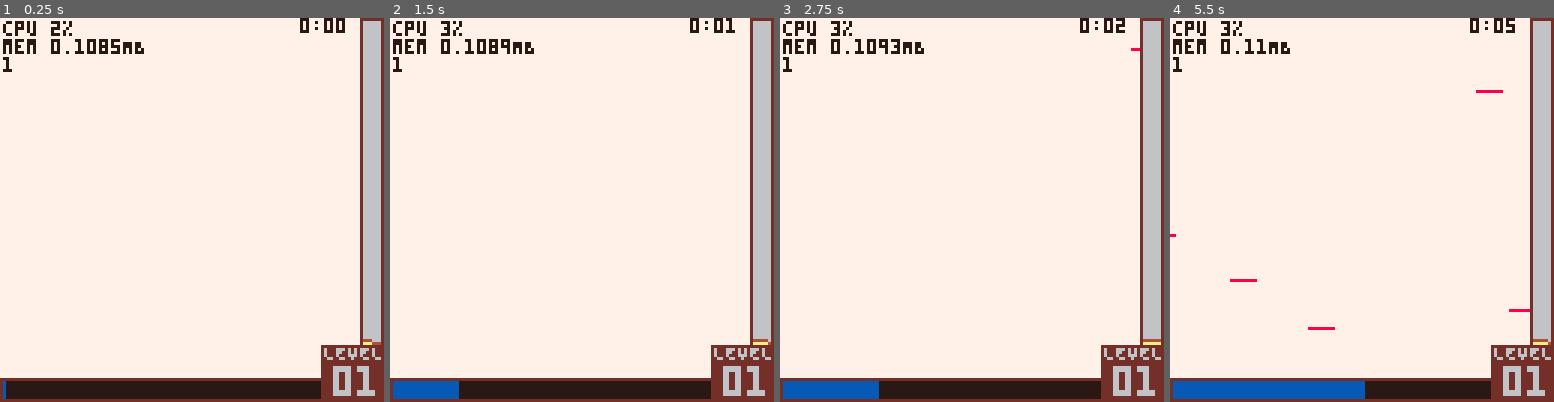
Above: before the commit, frames 1-4 (left to right).
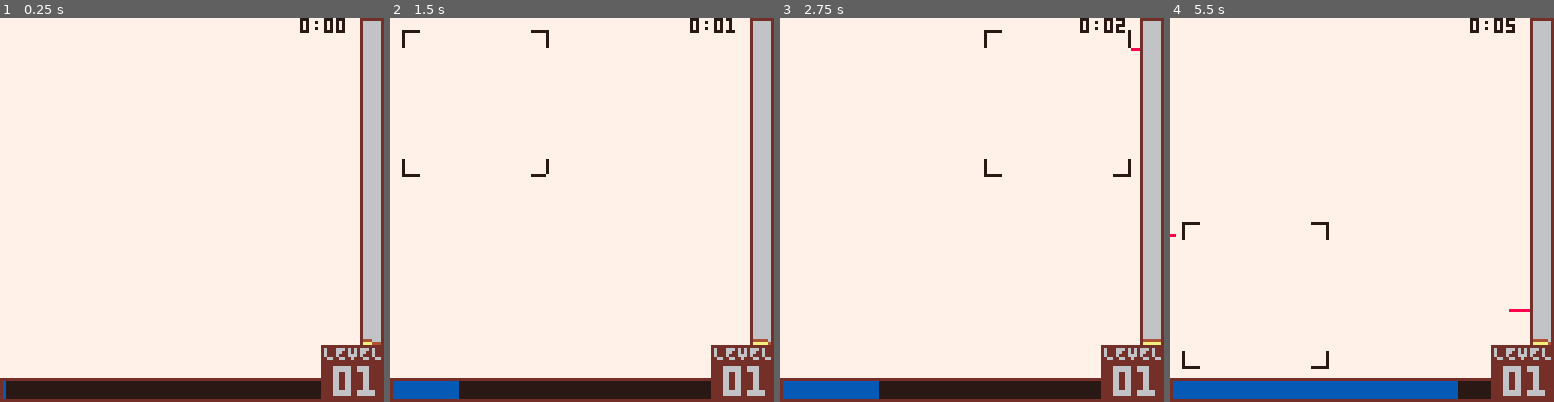
Above: after the commit, the same moments.

Repository: wsasaki01/bath-hack-2026
Game: PICO-8 cartridge fake.p8
Two runs of this game, one before a commit and one after it. Both use one fixed random seed, a clock stepped at 60 frames per second and the inputs below.
Inputs:
- Up to frame 1 (0.25 s): no input
- Up to frame 2 (1.5 s): tap X (X key) at 0.33, 1.07 s; tap O (Z key) at 0.7 s
- Up to frame 3 (2.75 s): hold Right 1.6-2.1 s; tap O (Z key) at 1.7, 2.1, 2.5 s; tap X (X key) at 1.85 s; hold Up 2.15-2.42 s; hold Right from 2.47 s (still down)
- Up to frame 4 (5.5 s): tap O (Z key) every 0.4 s from 2.9 to 5.3 s; tap X (X key) at 2.97, 4.08, 5.2 s; release Right at 3.03 s; hold Left 3.08-3.58 s; hold Down 3.63-3.97 s; hold Right 4.02-4.68 s; hold Up 4.73-5.03 s; hold Left from 5.08 s (still down)

The runs differ from the first frame. In frame 1, 1.0% of the frame differs, in the area x 0-38%, y 0-15%; in frame 2, 1.2%; in frame 3, 1.2%; in frame 4, 2.4%, in the area x 0-87%, y 0-100%.

Commit message:
Photo implemented

Diff:
--- a/draw.lua
+++ b/draw.lua
@@ -240,11 +240,10 @@
 
 	-- DEBUG: CPU and Mem usage
 	--[[
-	]]
 	debugs = {
 		"cpu "..tostr(flr(stat(1)*100)).."%",
 		"mem "..tostr(stat(0)/1024).."MB",
-		menu_idx
+		plyr.dir
 	}
 
 	local i=0
@@ -252,6 +251,7 @@
 		print("\#0"..d,1,1+i*6,7)
 		i+=1
 	end
+	]]
 
 end
 
--- a/init.lua
+++ b/init.lua
@@ -87,8 +87,8 @@
 
 	-- Add a new item to roster
 	items = {}
-	add(items, create_item("proj", 2))
-	item_data[2].equipped = true
+	--add(items, create_item("proj", 2))
+	--item_data[2].equipped = true
 
 	screen_list = {}	-- Screen effects
 	screen_damage_mtrx = {}
@@ -99,7 +99,7 @@
 		end
 		add(screen_damage_mtrx, row)
 	end
-	--add(items, create_item("screen", 3))
+	add(items, create_item("screen", 4))
 
 	-- Selecting an item on level up
 	selecting_item = false
@@ -126,7 +126,7 @@
 		sprx=0, spry=48, spr=96
 	},
 	{
-		name="camera flash", id=3,equipped=false,
+		name="camera flash", id=4,equipped=false,
 		desc="fLASHBANG WITH\nPHOTOGRAPHY!",
 		sprx=8, spry=48, spr=97
 	},
--- a/projectiles.lua
+++ b/projectiles.lua
@@ -79,7 +79,7 @@
 function create_screen(id)
 	local screen = {}
 
-	-- ID 3: Forcefield
+	-- ID 3: Stench
 	if id==3 then
 		screen = screen_parent:new({
 			x=0,y=0,damage=1,rad=30,
@@ -117,6 +117,66 @@
 				fillp(▒)
 				circfill(x,y,rad,12)
 				fillp()
+			end,
+		})
+	elseif id==4 then
+		screen = screen_parent:new({
+			x=0,y=0,damage=1000,
+			points={}, fired_cnt=-1,
+			dx1=1,dx2=1,dy1=1,dy2=1,
+
+			update = function(_ENV)
+				if (fired_cnt!=-1) fired_cnt-=1
+				x=global.plyr.x
+				y=global.plyr.y
+				local pd = global.plyr.dir
+
+				-- Fires every 20 seconds
+				if global.global_cnt % 20==0 then
+					fired_cnt = 10
+					x1,x2=1,1
+					y1,y2=1,1
+					if pd < 0.25 then
+						x1,x2=9,16
+						y1,y2=1,8
+					elseif pd < 0.5 then
+						x1,x2=1,8
+						y1,y2=1,8
+					elseif pd < 0.75 then
+						x1,x2=1,8
+						y1,y2=9,16
+					else
+						x1,x2=9,16
+						y1,y2=9,16
+					end
+
+					for i=x1,x2 do
+						for j=y1,y2 do
+							global.screen_damage_mtrx[i][j] += damage
+						end
+					end
+
+					dx1=x1*8-8+4 dx2=x2*8-8-4
+					dy1=y1*8-8+4 dy2=y2*8-8-4
+				end
+			end,
+
+			draw = function(_ENV)
+				if fired_cnt!=-1 then
+					cx,cy=camera()
+					line(dx1,dy1,dx1+5,dy1)	-- TL right
+					line(dx1,dy1,dx1,dy1+5)	-- TL down
+
+					line(dx1,dy2,dx1,dy2-5)	-- BL up
+					line(dx1,dy2,dx1+5,dy2)	-- BL right
+
+					line(dx2,dy1,dx2-5,dy1)	-- TR left
+					line(dx2,dy1,dx2,dy1+5)	-- TR down
+
+					line(dx2,dy2,dx2,dy2-5)	-- BR up
+					line(dx2,dy2,dx2-5,dy2)	-- BR left
+					camera(cx,cy)
+				end
 			end,
 		})
 	end
@@ -189,6 +249,9 @@
 			i = create_screen(3)
 			i:set_radius(17)
 			add(screen_list, i)
+		elseif id==4 then
+			i = create_screen(4)
+			add(screen_list, i)
 		end
 		return item
 	end
--- a/update.lua
+++ b/update.lua
@@ -33,7 +33,11 @@
 			-- Level up menu
 			if menu==3 then
 				local item_id=random_items[menu_idx].id
-				add(items, create_item("proj", item_id))
+				if is_in(item_id, {3,4,5}) then
+					add(items, create_item("screen", item_id))
+				else
+					add(items, create_item("proj", item_id))
+				end
 				item_data[item_id].equipped = true
 				selecting_item = false
 				pause = false
@@ -179,3 +183,10 @@
  sh_str *= 0.75
  if (sh_str < 0.05) sh_str = 0
 end
+
+function is_in(a,t)
+	for i=1,#t do
+		if (a==t[i]) return true
+	end
+	return false
+end
